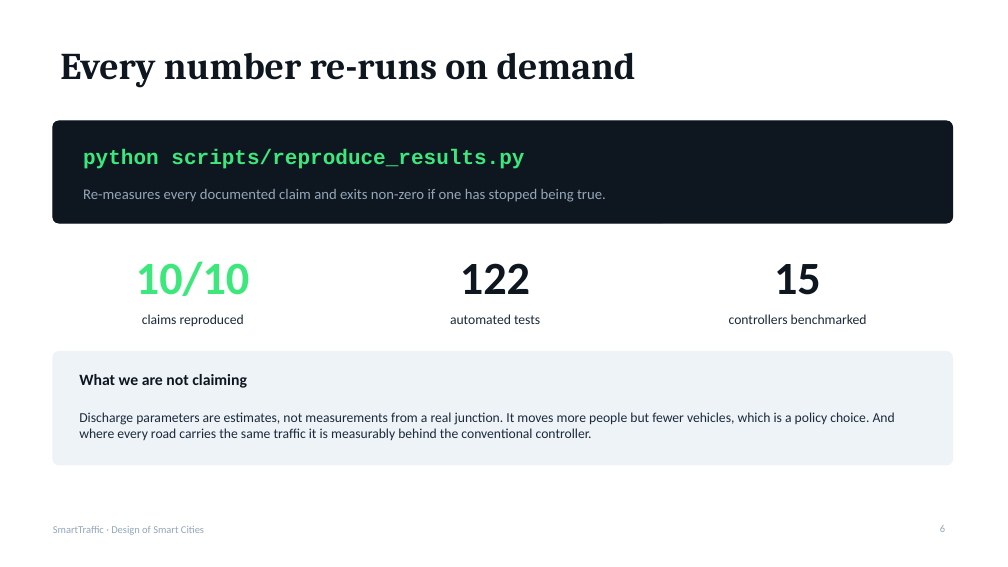
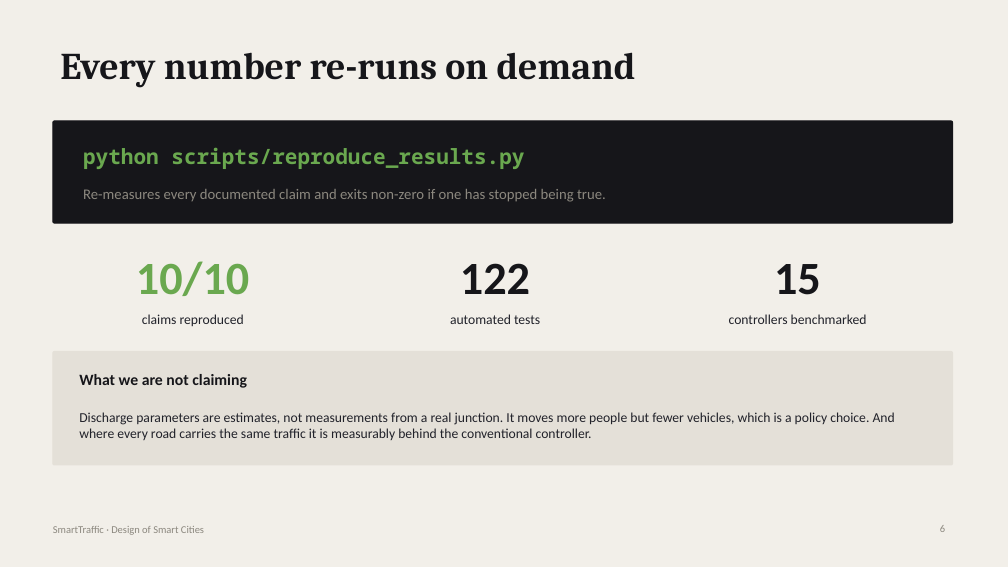
Before and after one commit to rishabcv-eng/SmartTraffic, a slide deck: slide 6 of docs/deck/SmartTraffic-5min.pptx. Drawn at 1008x567 pixels with LibreOffice and Linux fonts; fonts in the diff are those of the drawing. Boxes give left, top, right and bottom in pixels: in the first picture for what was removed or moved away, otherwise in the second. Text is boxed around its words. In the diff, an @@ line names an element or a change of style, - is before the commit and + after.

Commit message:
Restyle the decks to match: graphite and signal amber, no navy and cyan
The slides carried the same template signature the site did -- a navy ground, a
cyan accent and softly rounded panels. Both decks now use the palette the
subject belongs to: asphalt graphite, warm paper rather than pure white, signal
amber as the single accent, and signal green and red muted to the colours an
actual signal head uses rather than neon. Cyan is gone. Panels are square, the
way a printed report is, and figures are set in a monospace.

Caught a Cyrillic A that had slipped into one of the hex colours while editing,
which would have thrown when the theme was written. Both decks now validate,
pass geometry checks and export cleanly.

```diff
--- a/docs/deck/SmartTraffic-5min.pptx
+++ b/docs/deck/SmartTraffic-5min.pptx
@@ background #FFFFFF to #F2EFE9 @@
@@ rounded rectangle at (x1=53, y1=121, x2=953, y2=223): fill #0E1620 to #16161A; outline #0E1620 1 pt to #16161A 1 pt; proportions changed @@
@@ text "python scripts/reproduce_results.py" at (x1=83, y1=148, x2=524, y2=169): font Courier New to Noto Sans Mono, text colour #3CE87C to #6AA84F @@
@@ text "10/10" at (x1=136, y1=261, x2=249, y2=296): text colour #3CE87C to #6AA84F @@
@@ rounded rectangle at (x1=53, y1=352, x2=953, y2=465): fill #EEF3F7 to #E4E0D8; outline #EEF3F7 1 pt to #E4E0D8 1 pt; proportions changed @@
@@ text colour #0E1620 to #16161A in 4 elements at (x1=60, y1=52, x2=636, y2=88), (x1=460, y1=263, x2=530, y2=294), (x1=774, y1=264, x2=821, y2=295), (x1=79, y1=374, x2=247, y2=388) @@
@@ text colour #1B2A3A to #21222A in 4 elements at (x1=142, y1=314, x2=244, y2=326), (x1=450, y1=314, x2=540, y2=324), (x1=729, y1=314, x2=867, y2=324), (x1=79, y1=412, x2=895, y2=440) @@
@@ text colour #94A7B8 to #8C887F in 3 elements at (x1=83, y1=189, x2=606, y2=202), (x1=940, y1=525, x2=945, y2=532), (x1=53, y1=526, x2=204, y2=535) @@
```
Also in this commit, not shown: 6 other slides changed, 4 other files.
